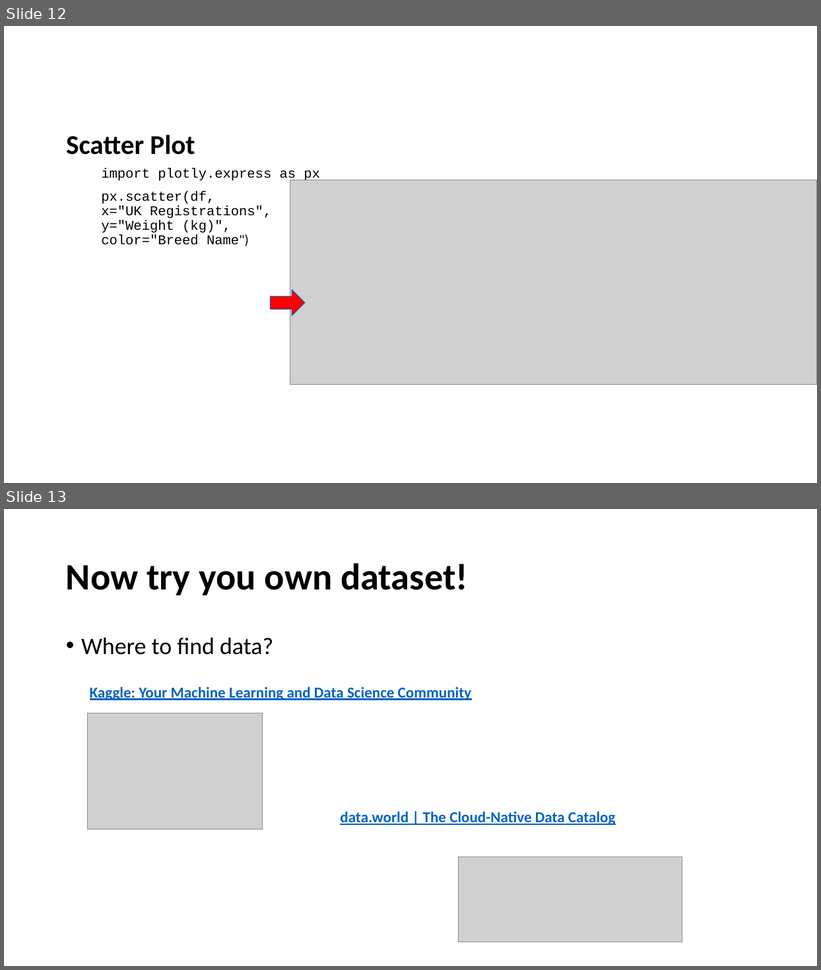
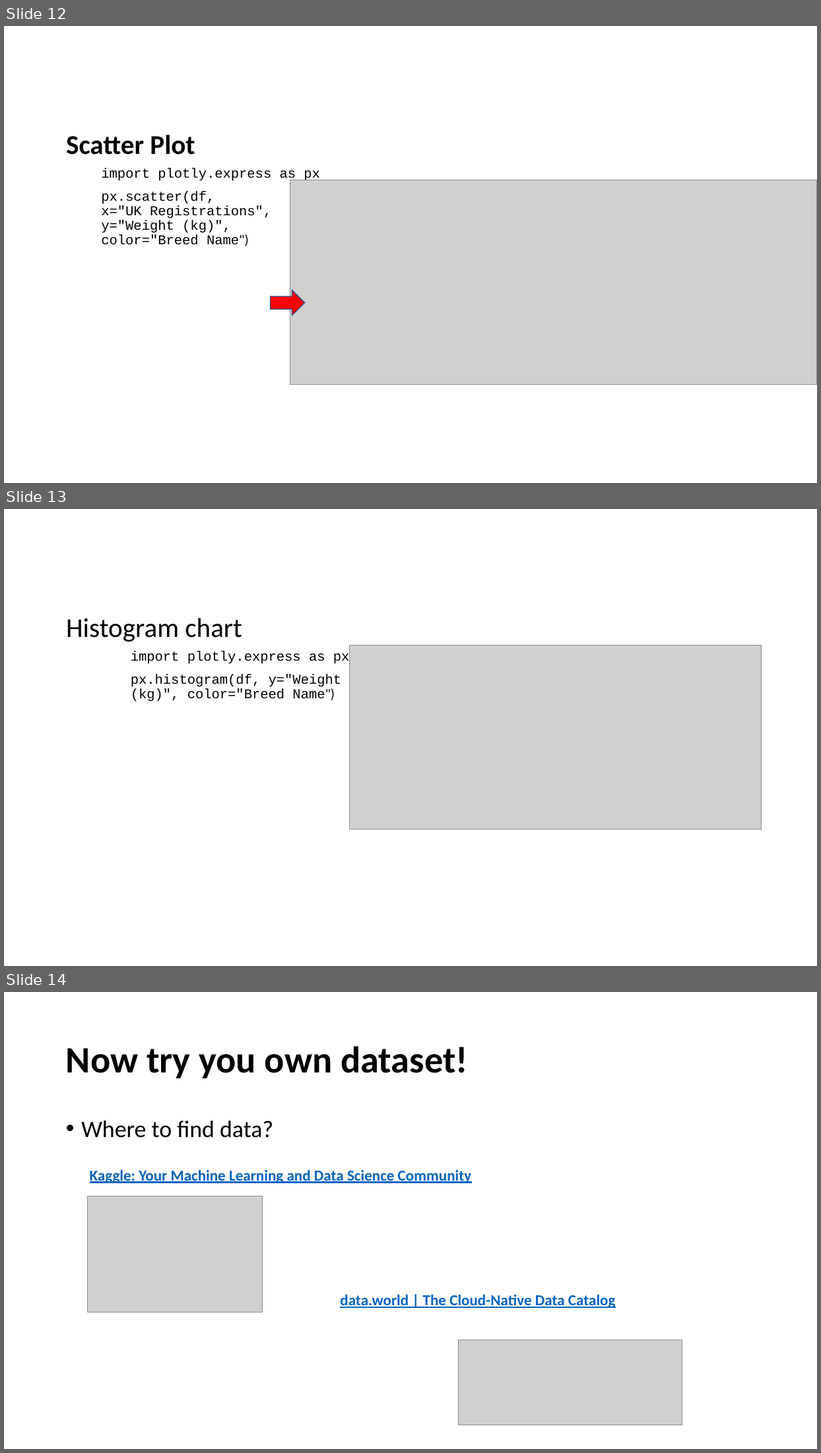
Before and after one commit to kate0543/BIiP-Data-Visualization, a slide deck: BIP Data analysis with Python 2.pptx. Shown one above the other, each under a label of ours: slides 12 and 13 before the commit, slides 12, 13 and 14 after it. The pictures are 821x970 and 821x1453 pixels, drawn with LibreOffice and Linux fonts; fonts in the diff are those of the drawing; grey boxes stand for pictures; background and template pictures are left out. Boxes give left, top, right and bottom in pixels: in the first picture for what was removed or moved away, otherwise in the second. Text is boxed around its words. In the diff, an @@ line names an element or a change of style, - is before the commit and + after.

```diff
--- a/BIP Data analysis with Python 2.pptx
+++ b/BIP Data analysis with Python 2.pptx
@@ slide 13 added at (x1=4, y1=509, x2=817, y2=966), background #FFFFFF @@
@@ title added at (x1=66, y1=618, x2=242, y2=642), 32 pt, text #000000 @@
+Histogram chart
@@ picture added at (x1=350, y1=646, x2=762, y2=829) @@
@@ text added at (x1=131, y1=651, x2=350, y2=702), 16 pt, text #000000 @@
+import plotly.express as px
+px.histogram(df, y="Weight (kg)", color="Breed Name")
@@ what was slide 13 is now slide 14 @@
```
